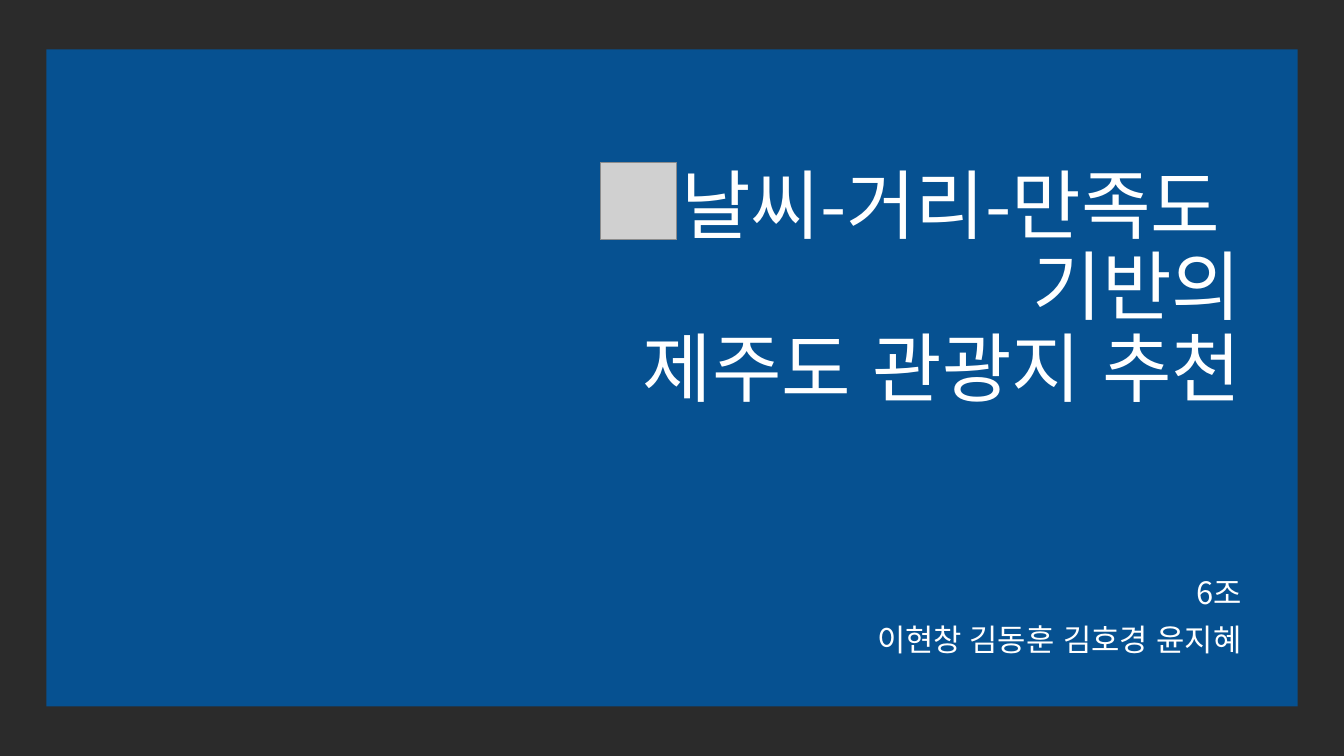
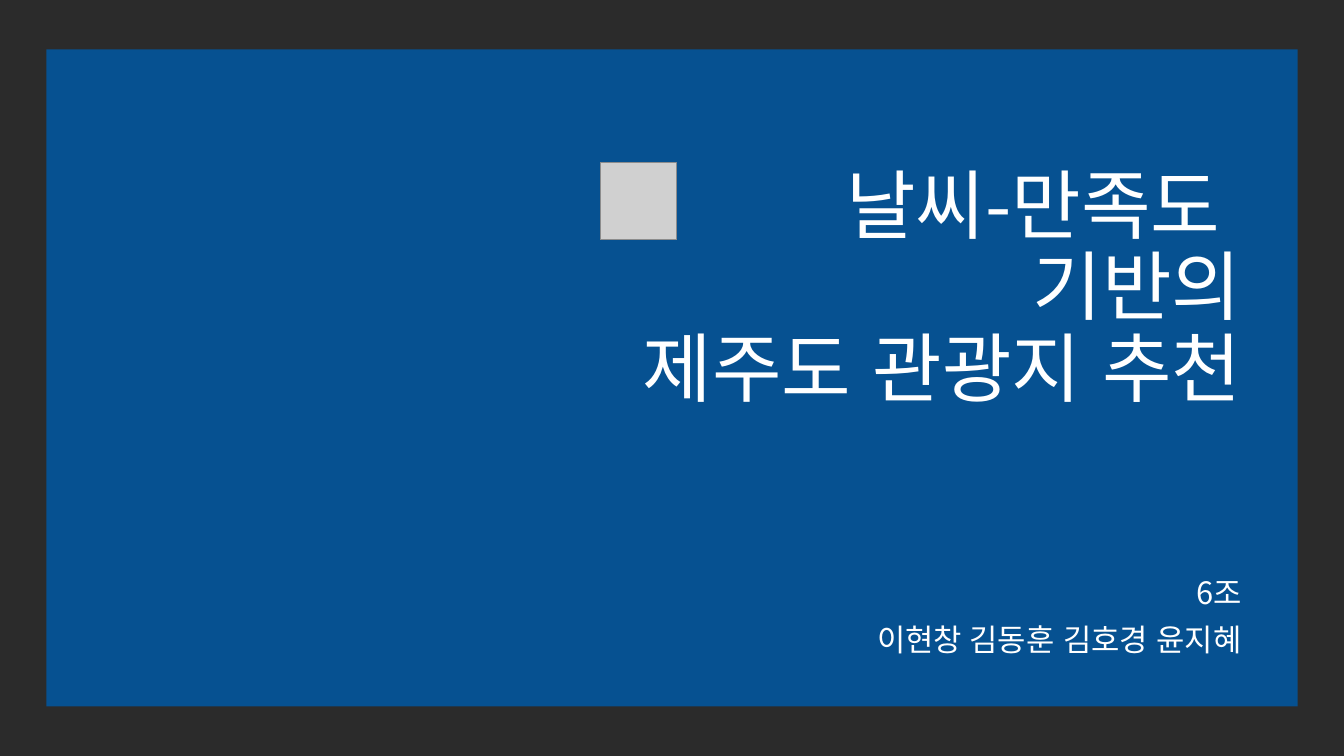
Before and after one commit to jihyeyun00/teamproject_python, a slide deck: slide 1 of 2차 팀프로젝트/6조_날씨-거리-만족도 기반의 제주도 관광지 추천(이현창,김동훈,김호경,윤지혜).pptx. Drawn at 1344x756 pixels with LibreOffice and Linux fonts; fonts in the diff are those of the drawing; grey boxes stand for pictures; background and template pictures are left out; a plain dark background stands for a picture behind light text. Boxes give left, top, right and bottom in pixels: in the first picture for what was removed or moved away, otherwise in the second. Text is boxed around its words. In the diff, an @@ line names an element or a change of style, - is before the commit and + after.

```diff
--- a/2차 팀프로젝트/6조_날씨-거리-만족도 기반의 제주도 관광지 추천(이현창,김동훈,김호경,윤지혜).pptx
+++ b/2차 팀프로젝트/6조_날씨-거리-만족도 기반의 제주도 관광지 추천(이현창,김동훈,김호경,윤지혜).pptx
@@ title at box(643, 170, 1242, 402): text changed @@
-날씨-거리-만족도
-기반의
-제주도 관광지 추천
+날씨-만족도
+기반의
+제주도 관광지 추천
```
Also in this commit, not shown: 5 other slides changed, 12 slides added, 6 slides removed, 13 other files.
